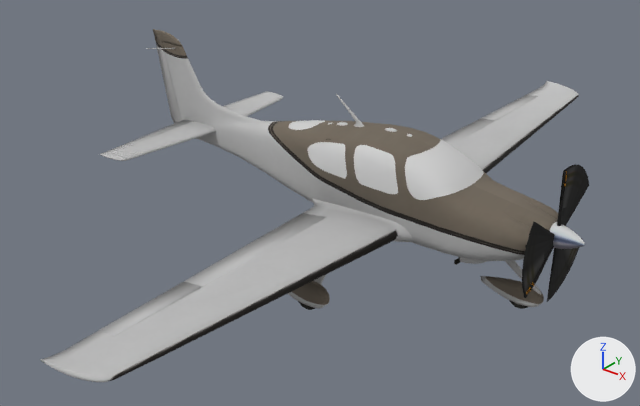
One commit to the glTF model sr22/glTF2/SR22.glb: the scene before it, then after it.
One viewpoint serves both versions: a camera (50 mm lens) standing at (5.44, -9.76, 5.77) and looking at (-2.1, -0.34, -0.07). Arrows for +X, +Y and +Z are at lower right; the lights stay in place. Where no turn or scale is listed for an object, it has been applied to the vertices.

In view in the first picture: 'aileronD', 'ailes', 'ailes2', 'cacheA', 'direction', 'fuselage', 'porteD', 'propblur', 'propdisc', 'vitreporteD', 'vitres', 'voletD'.
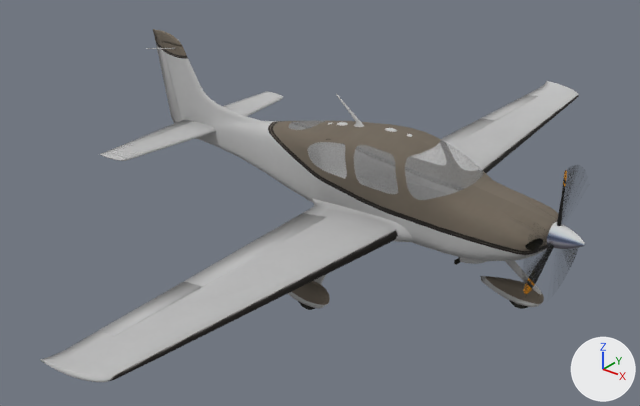
The newer file is also turned or shifted as a whole; pictures and numbers use the older file's frame.

What changed in the scene script:
```text
Change mat_transparent:
    add n4 = _N.new('ShaderNodeMath'); n4.name = 'Math'
    add n4.operation = 'MULTIPLY'
    add n4.inputs[1].default_value = 0.3  # 'Value'
    where n0 = _N.new('ShaderNodeBsdfPrincipled'); n0.name = 'Principled BSDF'
    where n3 = _N.new('ShaderNodeTexImage'); n3.name = 'Image Texture'
    add _L.new(n4.outputs[0], n0.inputs[4])  # 'Value' to 'Alpha'
    add _L.new(n3.outputs[1], n4.inputs[0])  # 'Alpha' to 'Value'
Change mat_transparent_001:
    mat_transparent_001.alpha: 1.0 -> 0.3
```

Where the change shows, as pixel boxes [x1, y1, x2, y2] in the pictures (640 x 406 px):
'vitres', surface changed
    both: [289, 120, 484, 200]
'propdisc', surface changed
    both: [522, 164, 589, 302]
'vitreporteD', surface changed
    both: [354, 145, 398, 194]
'propblur', surface changed
    both: [523, 165, 580, 297]
